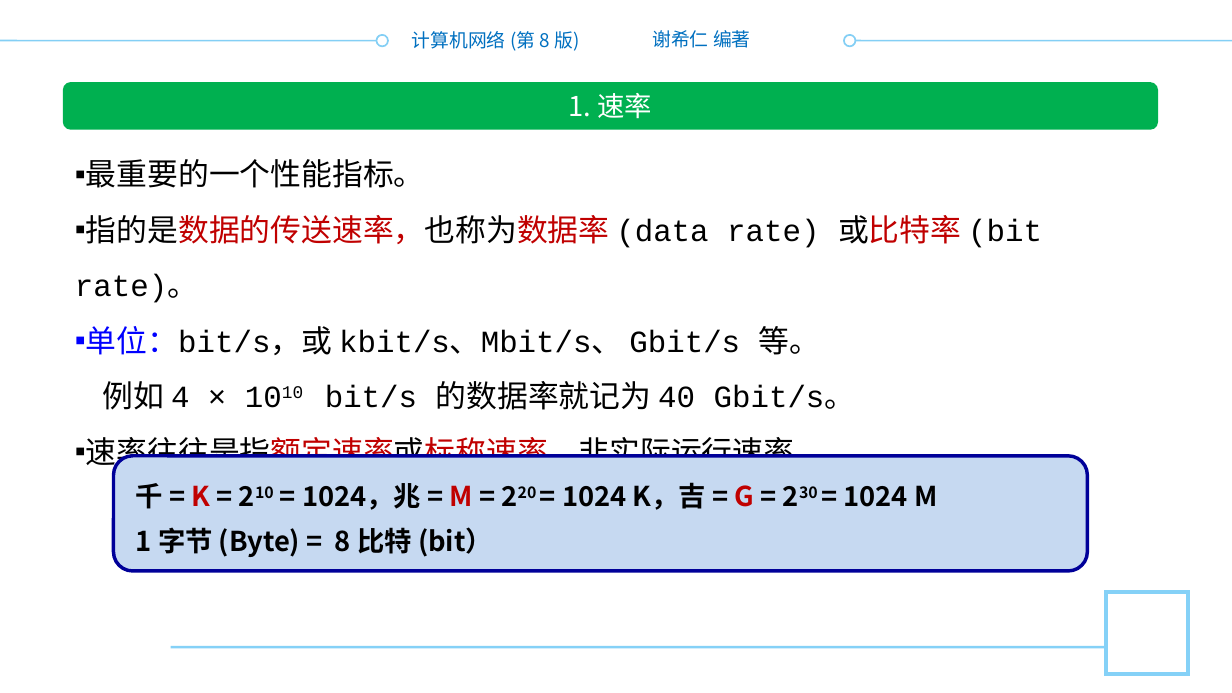
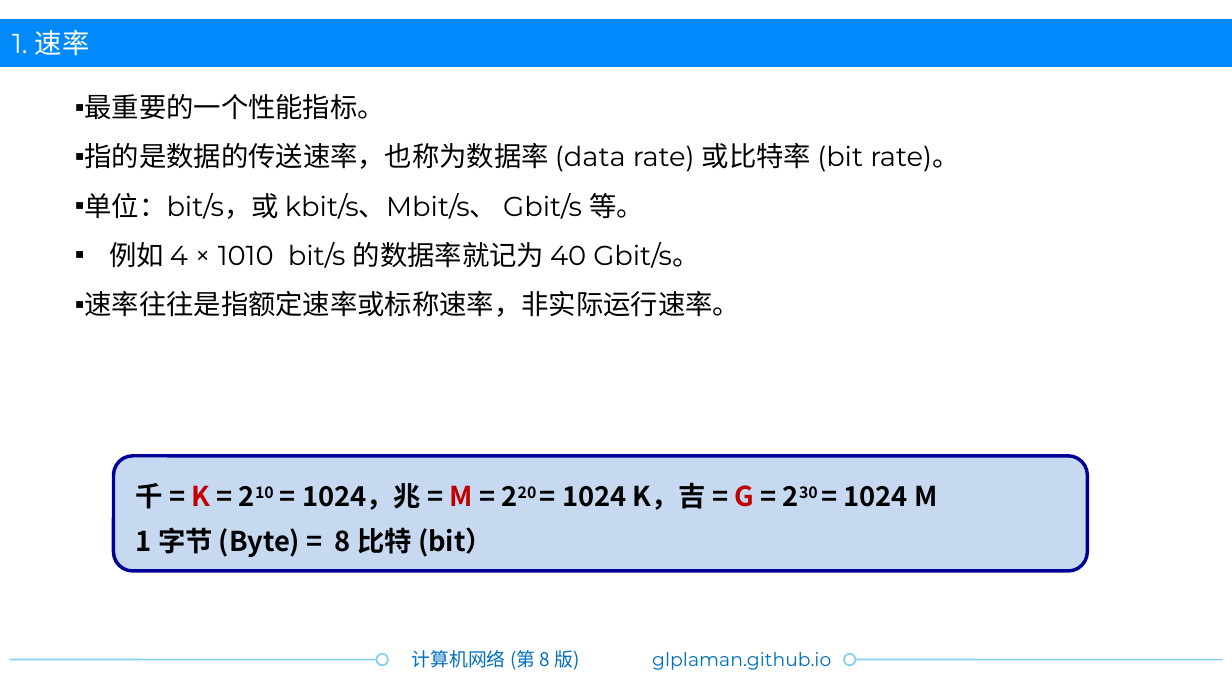
Before and after one commit to glplaman/glplaman.github.io, a slide deck: slide 75 of network/ppt/chap1.pptx (slide 74 before the commit). Drawn at 1232x693 pixels with LibreOffice and Linux fonts; fonts in the diff are those of the drawing; background and template pictures are left out. Boxes give left, top, right and bottom in pixels: in the first picture for what was removed or moved away, otherwise in the second. Text is boxed around its words. In the diff, an @@ line names an element or a change of style, - is before the commit and + after.

```diff
--- a/network/ppt/chap1.pptx
+++ b/network/ppt/chap1.pptx
@@ text "1. 速率": place and size @@
-text "1. 速率" at [569, 93, 653, 119]
+text "1. 速率" at [12, 30, 90, 56]
@@ text "1. 速率" at [12, 30, 90, 56]: font Noto Sans CJK SC to Montserrat; alignment centre to left @@
@@ rectangle added at [0, 20, 1232, 68], fill #0089FA @@
@@ rectangle removed at [584, 17, 648, 80] @@
@@ text removed at [652, 30, 751, 48] @@
-谢希仁 编著
@@ text "最重要的一个性能指标。": place and size @@
-text "最重要的一个性能指标。" at [75, 159, 1042, 471]
+text "最重要的一个性能指标。" at [85, 94, 959, 317]
@@ text "最重要的一个性能指标。" at [85, 94, 959, 317]: size 18 to 16 pt, font Courier New to Montserrat; text colour #C00000 to #000000 in "指的是数据的传送速率，也称为数据率 或比特率", "速率往往是指额定速率或标称速率，非实际运行速率。"; text colour #0000FF to #000000 in "单位：bit/s，或"; now on the baseline in "1010"; bullet none to ▪ @@
@@ rounded rectangle removed at [63, 83, 1158, 131] @@
@@ rectangle removed at [1106, 593, 1189, 675] @@
@@ line moved from (0, 41) - (388, 41) to (10, 659) - (388, 659) @@
@@ line removed from (171, 647) to (1106, 647) @@
@@ text added at [652, 652, 831, 670], 11 pt, text #0070C0 @@
+glplaman.github.io
@@ 2 ellipses, 1 text: place and size @@
-2 ellipses, 1 text at [377, 31, 855, 51]
+2 ellipses, 1 text at [377, 650, 855, 670]
@@ line moved from (844, 41) - (1232, 41) to (844, 659) - (1222, 659) @@
```
Also in this commit, not shown: 148 other slides changed, 1 slide added, 11 other files.
